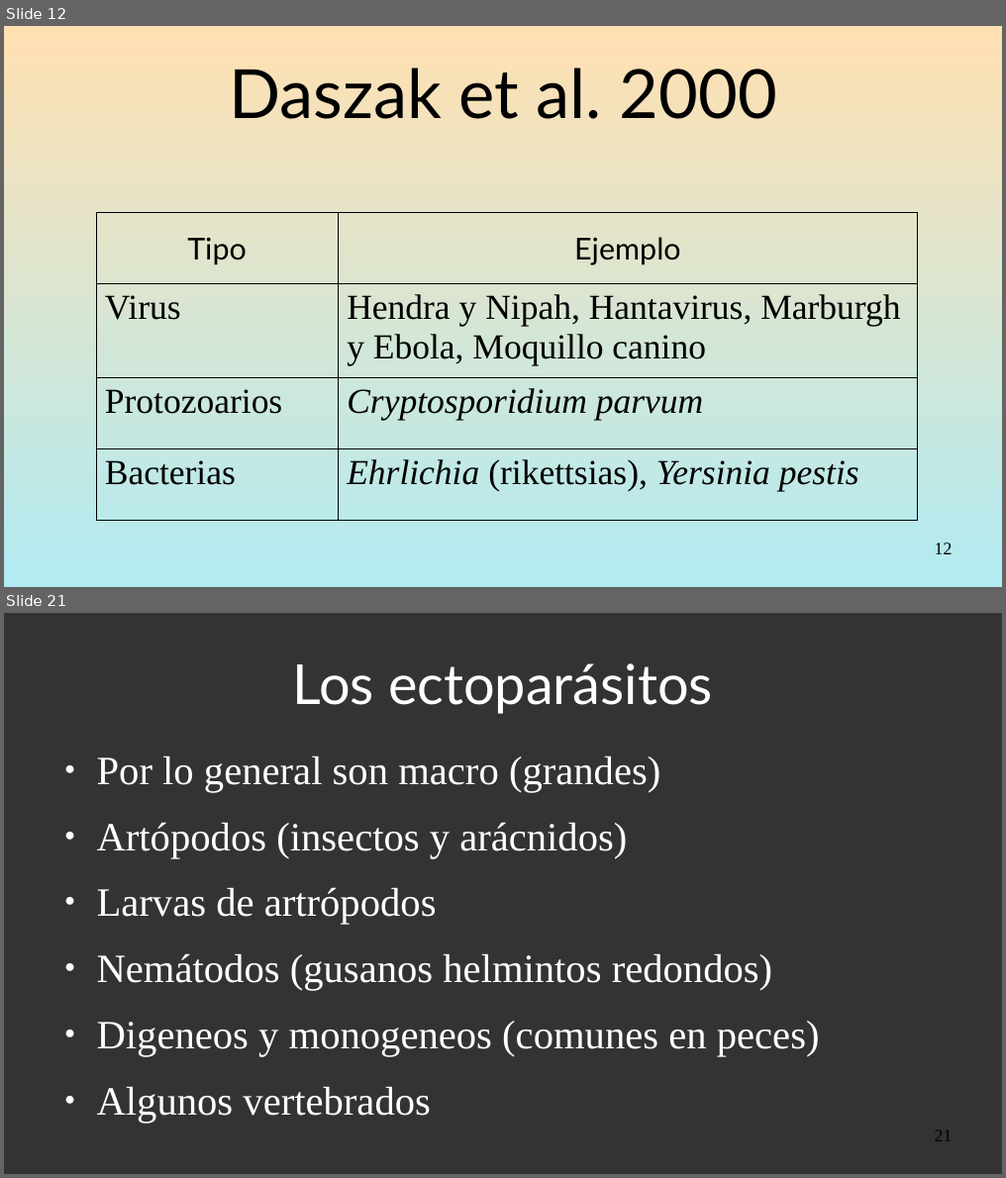
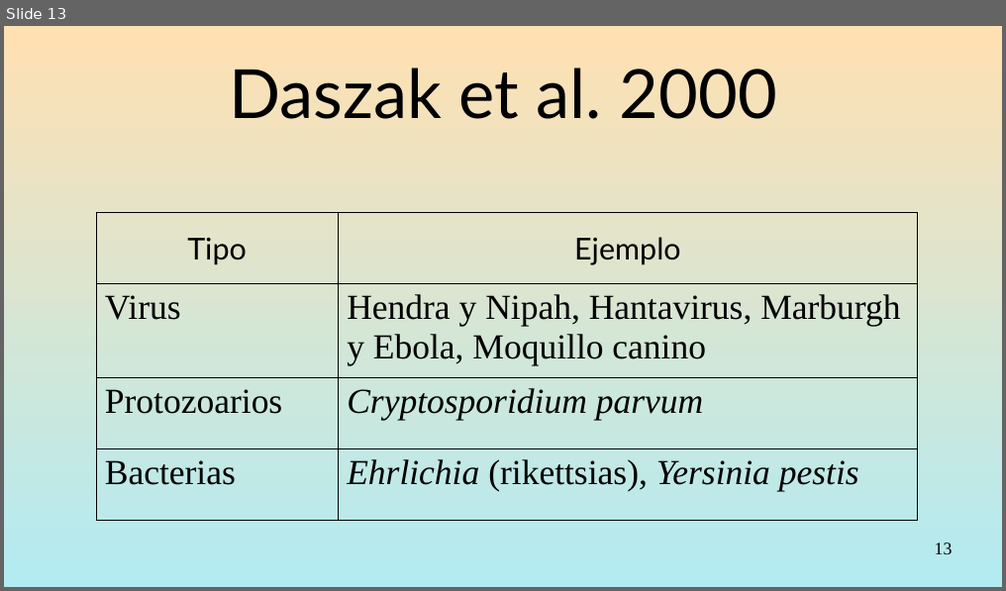
Before and after one commit to gerardommc/Medicina-Cons, a slide deck: Emergentes.odp. Shown one above the other, each under a label of ours: slides 12 and 21 before the commit, slide 13 after it; the slides between them are not shown. The pictures are 1006x1178 and 1006x591 pixels, drawn with LibreOffice and Linux fonts; fonts in the diff are those of the drawing. Boxes give left, top, right and bottom in pixels: in the first picture for what was removed or moved away, otherwise in the second. Text is boxed around its words. In the diff, an @@ line names an element or a change of style, - is before the commit and + after.

```diff
--- a/Emergentes.odp
+++ b/Emergentes.odp
@@ slide 21 removed at (4, 613, 1002, 1174), background #333333 @@
@@ title removed at (292, 663, 713, 714) @@
-Los ectoparásitos
@@ text removed at (97, 756, 820, 1057) @@
-● Por lo general son macro (grandes)
-● Artópodos (insectos y arácnidos)
-● Larvas de artrópodos
-● Nemátodos (gusanos helmintos redondos)
-● Digeneos y monogeneos (comunes en peces)
-● Algunos vertebrados
@@ page number removed at (935, 1131, 952, 1142) @@
-21
@@ what was slide 12 is now slide 13 @@
@@ page number at (935, 543, 952, 555): text changed @@
-12
+13
```
Also in this commit, not shown: 8 slides added, 17 other slides removed, 6 other files.
